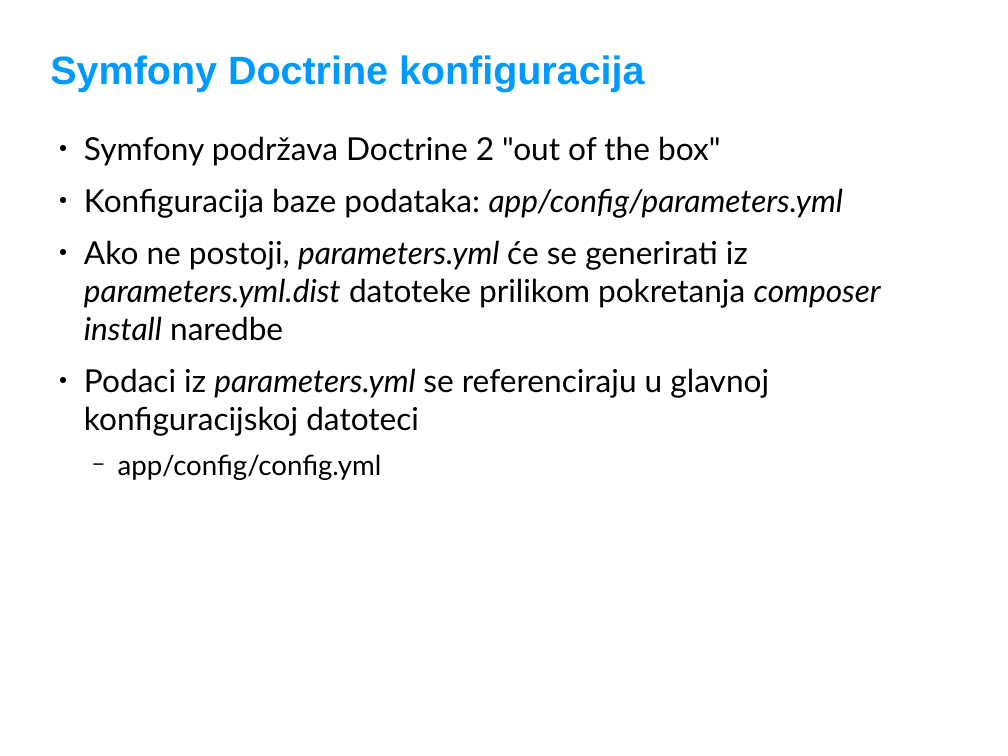
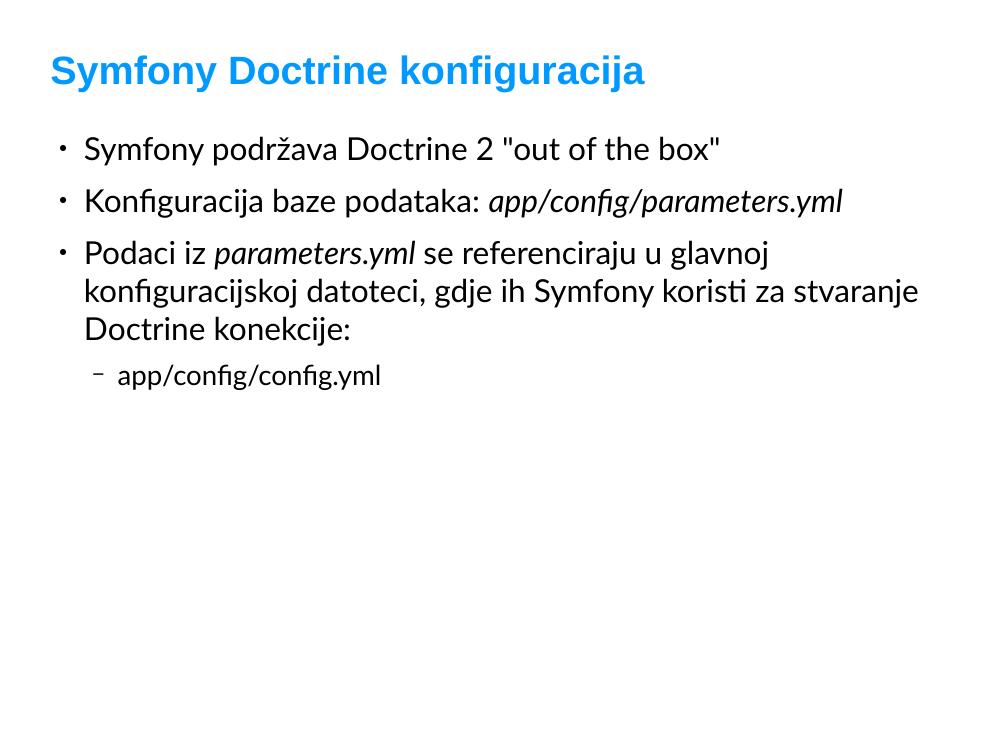
Before and after one commit to adriatichr/php-academy, a slide deck: slide 6 of predavanja/30 Doctrine DBAL.odp (slide 5 before the commit). Drawn at 1008x756 pixels with LibreOffice and Linux fonts; fonts in the diff are those of the drawing; background and template pictures are left out. Boxes give left, top, right and bottom in pixels: in the first picture for what was removed or moved away, otherwise in the second. Text is boxed around its words. In the diff, an @@ line names an element or a change of style, - is before the commit and + after.

```diff
--- a/predavanja/30 Doctrine DBAL.odp
+++ b/predavanja/30 Doctrine DBAL.odp
@@ text at (x1=84, y1=240, x2=919, y2=346): text changed @@
-● Ako ne postoji, parameters.yml će se generirati iz parameters.yml.dist datoteke prilikom pokretanja composer install naredbe
-● Podaci iz parameters.yml se referenciraju u glavnoj konfiguracijskoj datoteci
+● Podaci iz parameters.yml se referenciraju u glavnoj konfiguracijskoj datoteci, gdje ih Symfony koristi za stvaranje Doctrine konekcije:
```
Also in this commit, not shown: 4 other slides changed, 3 slides added.
